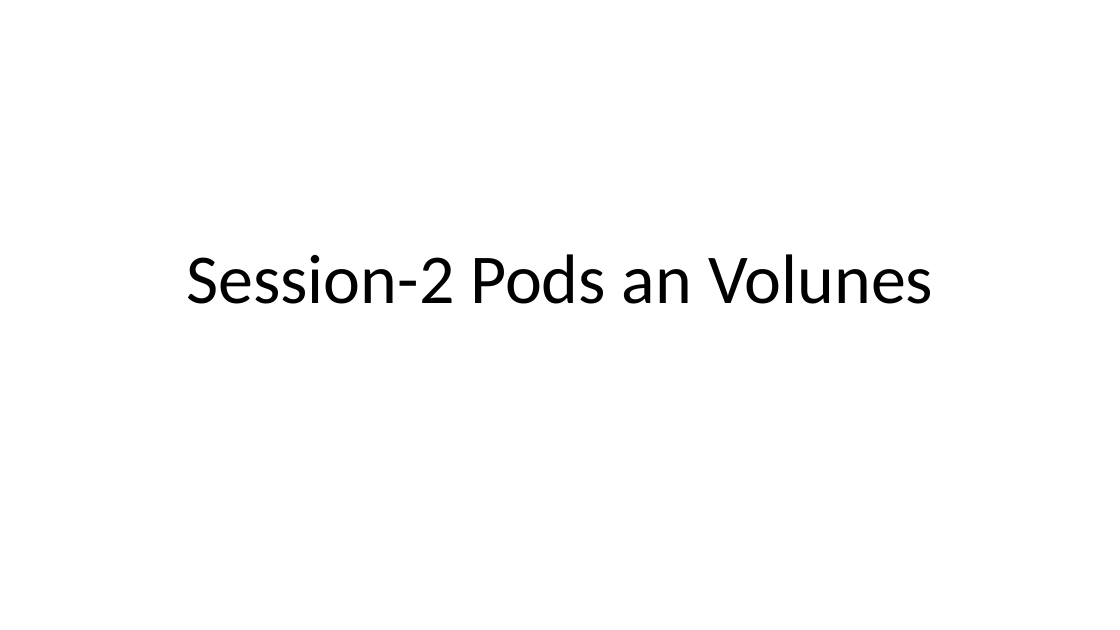
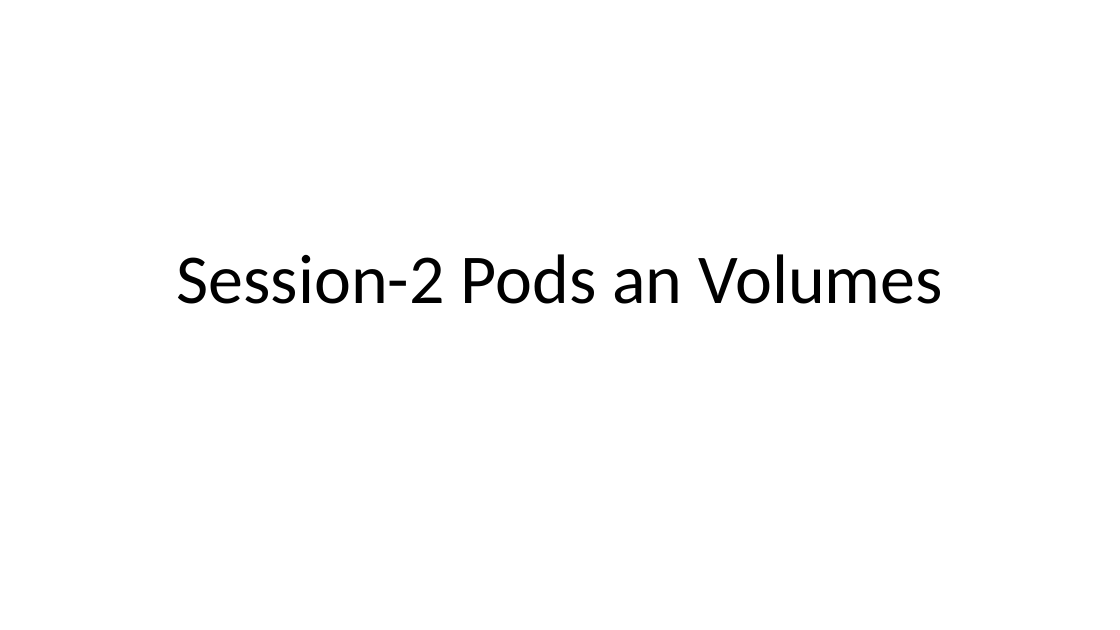
Before and after one commit to msvensso/consid-ckad, a slide deck: slide 1 of session-2/session-2.pptx. Drawn at 1120x630 pixels with LibreOffice and Linux fonts; fonts in the diff are those of the drawing. Boxes give left, top, right and bottom in pixels: in the first picture for what was removed or moved away, otherwise in the second. Text is boxed around its words. In the diff, an @@ line names an element or a change of style, - is before the commit and + after.

Commit message:
update slide session-2

```diff
--- a/session-2/session-2.pptx
+++ b/session-2/session-2.pptx
@@ title at box(177, 254, 942, 304): text changed @@
-Session-2 Pods an Volunes
+Session-2 Pods an Volumes
```
